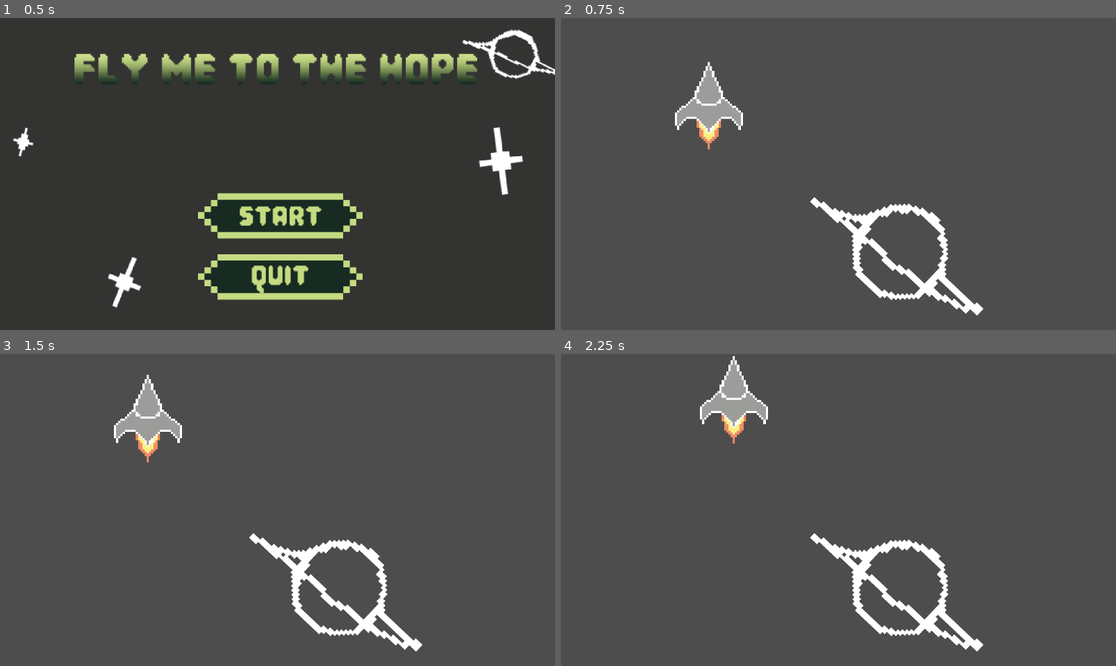
Above: before the commit, frames 1-4 (two rows, left to right).
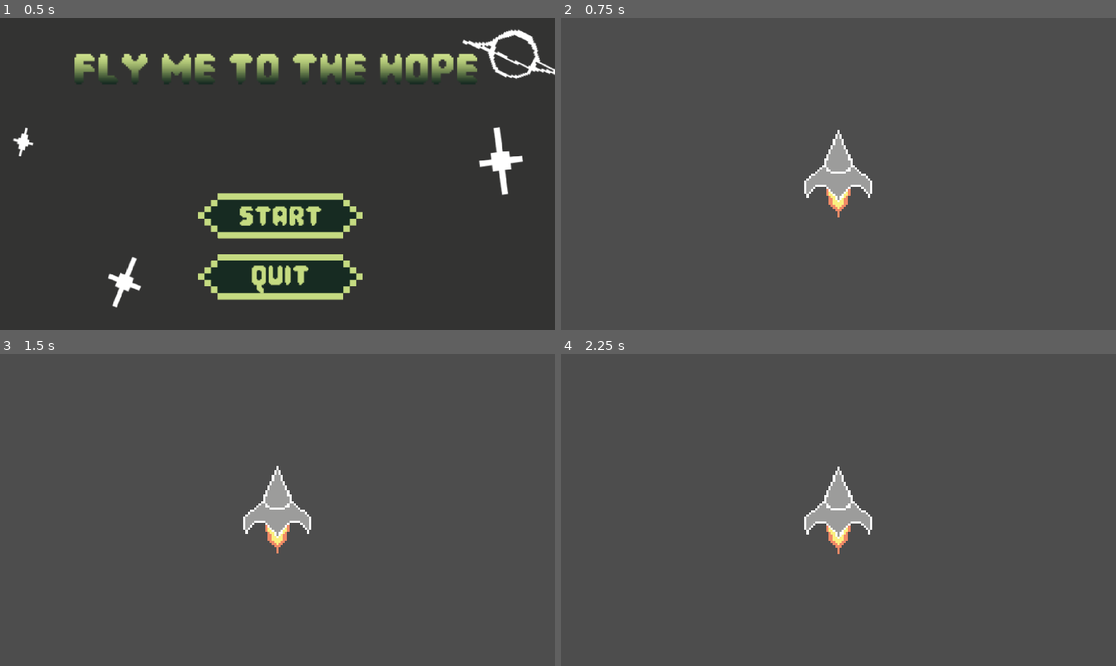
Above: after the commit, the same moments.

Repository: Middovaar/DeepGames-II
Game: Godot game, scene res://head.tscn
Two runs of this game, one before a commit and one after it. Both use one fixed random seed, a clock stepped at 60 frames per second and the inputs below. This scene is started directly instead of the project's main scene.
Inputs (mouse positions are in pixels of both pictures, inside the frame that each line leads up to):
- Up to frame 1 (0.5 s): no input
- Up to frame 2 (0.75 s): click (844, 214) at 0.5 s
- Up to frame 3 (1.5 s): tap Enter at 1.25 s; hold W (up) from 1.28 s (still down)
- Up to frame 4 (2.25 s): keep holding W (up)

Frame 1 is identical in both runs. In frame 2, 5.0% of the frame differs, in the area x 20-77%, y 14-96%; in frame 3, 5.0%; in frame 4, 5.0%.

Commit message:
added white end screen and camera follow the spaceship

Diff:
--- a/# Assets/Spaceship/spaceship.tscn
+++ b/# Assets/Spaceship/spaceship.tscn
@@ -15,3 +15,5 @@
 [node name="Spaceship" type="Sprite2D" parent="." unique_id=629792556]
 scale = Vector2(0.1899227, 0.18992265)
 texture = ExtResource("2_pjt0p")
+
+[node name="Camera2D" type="Camera2D" parent="Spaceship" unique_id=1309439016]
--- a/# Scripts/game.gd
+++ b/# Scripts/game.gd
@@ -3,6 +3,9 @@
 @onready var stage_manager = $StageManager
 @onready var spaceship = $Spaceship
 @onready var blackhole = $Blackhole
+@onready var white_screen: ColorRect = $EndingOverlay/WhiteScreen
+
+var ending_started: bool = false
 
 
 func _ready() -> void:
@@ -15,8 +18,14 @@
 		spaceship.start_auto_flight(blackhole)
 
 func _on_blackhole_body_entered(body: Node2D) -> void:
-	if body != spaceship or stage_manager.current_stage != 5:
+	if body != spaceship or stage_manager.current_stage != 5 or ending_started:
 		return
 
+	ending_started = true
 	spaceship.stop_auto_flight()
-	print("Reached black hole")
+
+	var fade := create_tween()
+	fade.tween_property(white_screen, "modulate:a", 1.0, 1.5)
+	await fade.finished
+
+	get_tree().paused = true
--- a/game.tscn
+++ b/game.tscn
@@ -22,14 +22,14 @@
 script = ExtResource("2_e2o6t")
 
 [node name="Stage1Zone" type="Area2D" parent="StageManager" unique_id=1298627277]
-position = Vector2(512, 310)
+position = Vector2(508, -122)
 script = ExtResource("3_feb5d")
 
 [node name="CollisionShape2D" type="CollisionShape2D" parent="StageManager/Stage1Zone" unique_id=1921677395]
 shape = SubResource("RectangleShape2D_e2o6t")
 
 [node name="Stage2Zone" type="Area2D" parent="StageManager" unique_id=1020721672]
-position = Vector2(512, 240)
+position = Vector2(523, -875)
 script = ExtResource("3_feb5d")
 stage_number = 2
 
@@ -37,7 +37,7 @@
 shape = SubResource("RectangleShape2D_e2o6t")
 
 [node name="Stage3Zone" type="Area2D" parent="StageManager" unique_id=1040375886]
-position = Vector2(512, 170)
+position = Vector2(514, -1541)
 script = ExtResource("3_feb5d")
 stage_number = 3
 
@@ -45,7 +45,7 @@
 shape = SubResource("RectangleShape2D_e2o6t")
 
 [node name="Stage4Zone" type="Area2D" parent="StageManager" unique_id=1799390076]
-position = Vector2(512, 100)
+position = Vector2(504, -2583)
 script = ExtResource("3_feb5d")
 stage_number = 4
 
@@ -53,7 +53,7 @@
 shape = SubResource("RectangleShape2D_e2o6t")
 
 [node name="Stage5Zone" type="Area2D" parent="StageManager" unique_id=344683008]
-position = Vector2(512, 30)
+position = Vector2(456, -3802)
 script = ExtResource("3_feb5d")
 stage_number = 5
 
@@ -61,7 +61,7 @@
 shape = SubResource("RectangleShape2D_e2o6t")
 
 [node name="Blackhole" type="Area2D" parent="." unique_id=1863874516]
-position = Vector2(1161, 825)
+position = Vector2(-1193, -5116)
 
 [node name="Sprite2D" type="Sprite2D" parent="Blackhole" unique_id=1067477491]
 texture = ExtResource("4_fc0e3")
@@ -69,3 +69,13 @@
 [node name="CollisionShape2D" type="CollisionShape2D" parent="Blackhole" unique_id=360167518]
 position = Vector2(11, -12)
 shape = SubResource("CircleShape2D_7jktm")
+
+[node name="EndingOverlay" type="CanvasLayer" parent="." unique_id=1812485582]
+
+[node name="WhiteScreen" type="ColorRect" parent="EndingOverlay" unique_id=1387686597]
+modulate = Color(1, 1, 1, 0)
+anchors_preset = 15
+anchor_right = 1.0
+anchor_bottom = 1.0
+grow_horizontal = 2
+grow_vertical = 2
